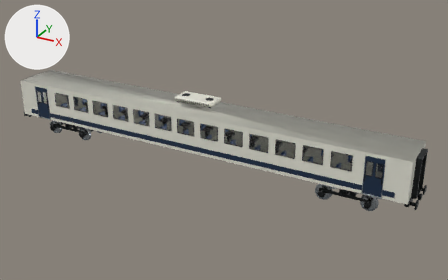
A saved change to the glTF model godot/assets/vehicles/train_coach.glb.
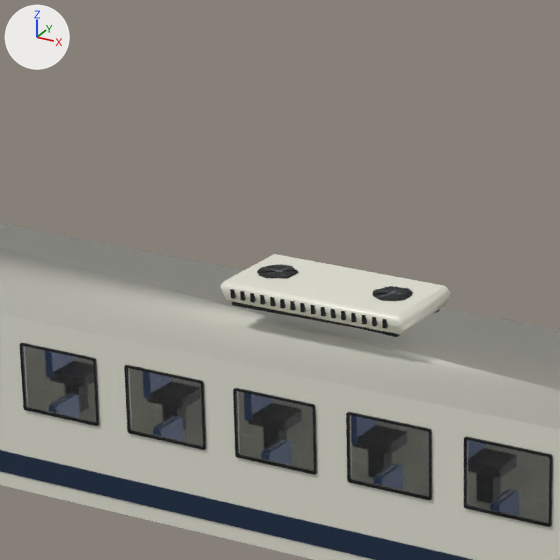
There are two pictures of each version: one whole from a 50 mm camera at (17.79, -29.2, 16.45) aimed at (1.44, 0.53, 1.58), one close up on the part from 29% to 54% of the width and 14% to 55% of the height. Lighting does not change. The marker at upper left points along +X, +Y and +Z. The last two pictures show the newer version. Vertices at exactly the same position are counted once.

Before the edit, the objects in view are built like this:
```python
me_coach_bogie_9500_axle_0_exact_through_axle = bpy.data.meshes.new('Coach bogie 9500 axle 0 exact through axle')
me_coach_bogie_9500_axle_0_exact_through_axle.from_pydata(...)  # 6840 vertices, 13188 faces; spans x -13.2..13.2, y -1.4..1.4, z 0.3..4.2
me_coach_bogie_9500_axle_0_exact_through_axle.materials.append(mat_original_black_finished_iron)
me_coach_end_1_closed_end_door = bpy.data.meshes.new('Coach end 1 closed end door')
me_coach_end_1_closed_end_door.from_pydata(...)  # 790 vertices, 1696 faces; spans x -12.8..12.8, y -1.4..1.4, z 1.2..4.2
me_coach_end_1_closed_end_door.materials.append(mat_original_warm_white_outdoor_paint)
me_coach_end_1_end_door_glazing = bpy.data.meshes.new('Coach end 1 end door glazing')
me_coach_end_1_end_door_glazing.from_pydata(...)  # 2020 vertices, 3896 faces; spans x -12.8..12.8, y -1.4..1.4, z 2.4..3.2
me_coach_end_1_end_door_glazing.materials.append(mat_original_clear_glazing)
ob_coach_bogie_9500_axle_0_exact_through_axle = bpy.data.objects.new('Coach bogie 9500 axle 0 exact through axle', me_coach_bogie_9500_axle_0_exact_through_axle)
ob_coach_bogie_9500_axle_0_exact_through_axle.location = (0.0, 0.0, 0.0)
ob_coach_end_1_closed_end_door = bpy.data.objects.new('Coach end 1 closed end door', me_coach_end_1_closed_end_door)
ob_coach_end_1_closed_end_door.location = (0.0, 0.0, 0.0)
ob_coach_end_1_end_door_glazing = bpy.data.objects.new('Coach end 1 end door glazing', me_coach_end_1_end_door_glazing)
ob_coach_end_1_end_door_glazing.location = (0.0, 0.0, 0.0)
# also in view: 'Regional coach closed sliding door 1 0 1' at (0.0, 0.0, 2.35)
```
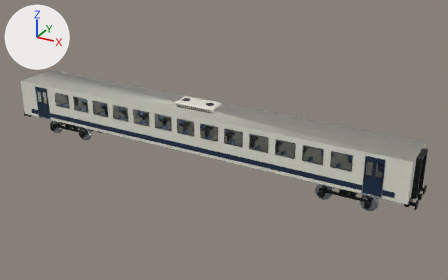
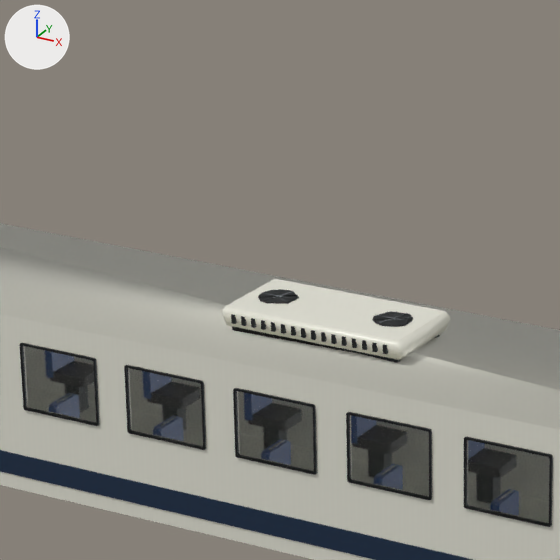
Patch to the scene script:
```diff
--- a/godot/assets/vehicles/train_coach.glb.py
+++ b/godot/assets/vehicles/train_coach.glb.py
@@ me_coach_bogie_9500_axle_0_exact_through_axle @@
-me_coach_bogie_9500_axle_0_exact_through_axle.from_pydata(...)  # 6840 vertices, 13188 faces; spans x -13.2..13.2, y -1.4..1.4, z 0.3..4.2
+me_coach_bogie_9500_axle_0_exact_through_axle.from_pydata(...)  # 6840 vertices, 13188 faces; spans x -13.2..13.2, y -1.4..1.4, z 0.3..3.9
+# me_coach_bogie_9500_axle_0_exact_through_axle part 1: the loose piece of 13 vertices spanning x 0.6..1.0, y -0.2..0.2, z 4.2 is moved by (0.0, 0.0, -0.3)
+# me_coach_bogie_9500_axle_0_exact_through_axle part 2: the loose piece of 18 vertices spanning x -1.0..-0.6, y -0.2..0.2, z 4.2 is moved by (0.0, 0.0, -0.3)
+# me_coach_bogie_9500_axle_0_exact_through_axle part 3: the loose piece of 8 vertices spanning x -1.1..-1.0, y -0.6, z 4.0..4.1 is moved by (0.0, 0.0, -0.3)
+# me_coach_bogie_9500_axle_0_exact_through_axle part 4: the loose piece of 8 vertices spanning x -0.9, y -0.6, z 4.0..4.1 is moved by (0.0, 0.0, -0.3)
+# me_coach_bogie_9500_axle_0_exact_through_axle part 5: the loose piece of 8 vertices spanning x -0.8..-0.7, y -0.6, z 4.0..4.1 is moved by (0.0, 0.0, -0.3)
+# me_coach_bogie_9500_axle_0_exact_through_axle part 6: the loose piece of 8 vertices spanning x -0.7..-0.6, y -0.6, z 4.0..4.1 is moved by (0.0, 0.0, -0.3)
+# me_coach_bogie_9500_axle_0_exact_through_axle part 7: the loose piece of 8 vertices spanning x -0.5, y -0.6, z 4.0..4.1 is moved by (0.0, 0.0, -0.3)
+# me_coach_bogie_9500_axle_0_exact_through_axle part 8: the loose piece of 8 vertices spanning x -0.4..-0.3, y -0.6, z 4.0..4.1 is moved by (0.0, 0.0, -0.3)
+# me_coach_bogie_9500_axle_0_exact_through_axle part 9: the loose piece of 8 vertices spanning x -0.2, y -0.6, z 4.0..4.1 is moved by (0.0, 0.0, -0.3)
+# me_coach_bogie_9500_axle_0_exact_through_axle part 10: the loose piece of 8 vertices spanning x -0.1..0.0, y -0.6, z 4.0..4.1 is moved by (0.0, 0.0, -0.3)
+# me_coach_bogie_9500_axle_0_exact_through_axle part 11: the loose piece of 8 vertices spanning x 0.0..0.1, y -0.6, z 4.0..4.1 is moved by (0.0, 0.0, -0.3)
+# me_coach_bogie_9500_axle_0_exact_through_axle part 12: the loose piece of 8 vertices spanning x 0.2, y -0.6, z 4.0..4.1 is moved by (0.0, 0.0, -0.3)
+# me_coach_bogie_9500_axle_0_exact_through_axle part 13: the loose piece of 8 vertices spanning x 0.3..0.4, y -0.6, z 4.0..4.1 is moved by (0.0, 0.0, -0.3)
+# me_coach_bogie_9500_axle_0_exact_through_axle part 14: 100 of the vertices in x -1.1..1.1, y -0.6..0.6, z 3.9..4.1 are moved by (0.0, 0.0, -0.3)
+# other edits to the shape of me_coach_bogie_9500_axle_0_exact_through_axle do not show in these pictures
 me_coach_bogie_9500_axle_0_exact_through_axle.materials.append(mat_original_black_finished_iron)
@@ me_coach_end_1_closed_end_door @@
-me_coach_end_1_closed_end_door.from_pydata(...)  # 790 vertices, 1696 faces; spans x -12.8..12.8, y -1.4..1.4, z 1.2..4.2
+me_coach_end_1_closed_end_door.from_pydata(...)  # 790 vertices, 1696 faces; spans x -12.8..12.8, y -1.4..1.4, z 1.2..3.9
+# me_coach_end_1_closed_end_door part 15: the loose piece of 16 vertices spanning x -1.3..1.3, y -0.6..0.6, z 4.0..4.2 is moved by (0.0, 0.0, -0.3)
 me_coach_end_1_closed_end_door.materials.append(mat_original_warm_white_outdoor_paint)
```

Pixel boxes (x1, y1, x2, y2) of what changed, in the close-ups (560 x 560 px; the box of a moved part takes in the faces that stretch with it):
'Coach bogie 9500 axle 0 exact through axle', reshaped: before (20, 265, 553, 527); after (20, 289, 553, 527)
part 1 of me_coach_bogie_9500_axle_0_exact_through_axle, moved or reshaped: before (372, 286, 413, 301); after (373, 311, 413, 326)
part 2 of me_coach_bogie_9500_axle_0_exact_through_axle, moved or reshaped: before (257, 265, 299, 278); after (258, 289, 299, 304)
part 3 of me_coach_bogie_9500_axle_0_exact_through_axle, moved or reshaped: before (230, 289, 236, 299); after (231, 314, 237, 324)
part 4 of me_coach_bogie_9500_axle_0_exact_through_axle, moved or reshaped: before (240, 291, 246, 301); after (241, 316, 246, 326)
part 5 of me_coach_bogie_9500_axle_0_exact_through_axle, moved or reshaped: before (250, 293, 256, 303); after (251, 318, 256, 328)
part 6 of me_coach_bogie_9500_axle_0_exact_through_axle, moved or reshaped: before (260, 295, 266, 305); after (261, 320, 266, 330)
part 7 of me_coach_bogie_9500_axle_0_exact_through_axle, moved or reshaped: before (270, 297, 276, 307); after (271, 322, 276, 332)
part 8 of me_coach_bogie_9500_axle_0_exact_through_axle, moved or reshaped: before (280, 299, 286, 309); after (281, 324, 286, 334)
part 9 of me_coach_bogie_9500_axle_0_exact_through_axle, moved or reshaped: before (290, 301, 296, 310); after (291, 326, 296, 336)
part 10 of me_coach_bogie_9500_axle_0_exact_through_axle, moved or reshaped: before (300, 303, 306, 312); after (301, 328, 306, 338)
part 11 of me_coach_bogie_9500_axle_0_exact_through_axle, moved or reshaped: before (310, 305, 316, 314); after (311, 330, 316, 340)
part 12 of me_coach_bogie_9500_axle_0_exact_through_axle, moved or reshaped: before (321, 307, 326, 317); after (321, 332, 326, 342)
part 13 of me_coach_bogie_9500_axle_0_exact_through_axle, moved or reshaped: before (331, 309, 336, 319); after (331, 334, 337, 344)
part 14 of me_coach_bogie_9500_axle_0_exact_through_axle, moved or reshaped: before (232, 302, 440, 337); after (232, 326, 440, 363)
part 15 of me_coach_end_1_closed_end_door, moved or reshaped: before (220, 254, 451, 334); after (221, 279, 451, 360)
